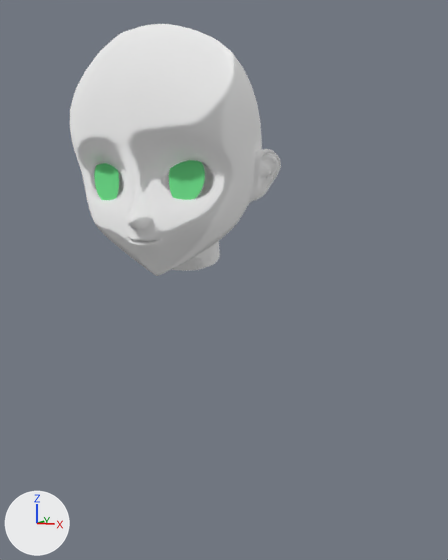
Two versions of the Blender file Miku.blend, one commit apart.
Before and after are seen from a 50 mm lens placed at (0.285, -0.619, 1.367), pointed at (0.043, -0.033, 1.296). Every picture has the same lights, and +X, +Y and +Z are marked at lower left.

Before the edit, the objects in view are built like this:
```python
me_cylinder = bpy.data.meshes.new('Cylinder')
me_cylinder.from_pydata(...)  # 557 vertices, 537 faces; spans x 0.0..3.3, y -5.23..0.86, z -0.18..8.46
me_cylinder.polygons.foreach_set('use_smooth', [True] * 537)
# faces by material slot: [473, 64]
me_cylinder.materials.append(mat_material)
me_cylinder.materials.append(mat_material_001)
me_sphere = bpy.data.meshes.new('Sphere')
me_sphere.from_pydata(...)  # a UV sphere (16 segments, 16 rings, poles along z) spanning x -0.32..1.31, y -0.78..0.85, z -0.82..0.81
me_sphere.polygons.foreach_set('use_smooth', [True] * 256)
me_sphere.materials.append(mat_eyeball)
ob_cylinder = bpy.data.objects.new('Cylinder', me_cylinder)
ob_cylinder.location = (0.0, 0.008, 1.308)
ob_cylinder.scale = (0.0318, 0.0318, 0.0274)
_m = ob_cylinder.modifiers.new('Mirror', 'MIRROR')
_m.use_clip = True
_m = ob_cylinder.modifiers.new('Subsurf', 'SUBSURF')
_m.render_levels = 1
ob_eyeball = bpy.data.objects.new('EyeBall', me_sphere)
ob_eyeball.location = (0.0, -0.072, 1.393)
ob_eyeball.rotation_euler = (1.571, 0.0, 0.0)  # degrees (90, 0, 0)
ob_eyeball.scale = (0.0619, 0.0619, 0.0619)
_m = ob_eyeball.modifiers.new('Mirror', 'MIRROR')
ob_eyeball.hide_viewport = True
```
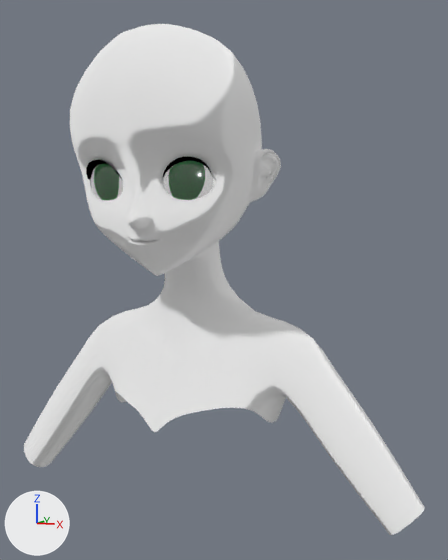
Scene script edits in JSON lines:
```json
{"op": "add", "block": "mat_material_002", "code": ["mat_material_002 = diffuse_material('Material.002')", "mat_material_002.base_color = (0.0, 0.0, 0.0)  # black #000000"]}
{"op": "add", "block": "mat_material_003", "code": ["mat_material_003 = emission_material('Material.003')", "mat_material_003.base_color = (1.0, 1.0, 1.0)  # white #ffffff", "mat_material_003.strength = 0.5"]}
{"block": "me_cylinder", "where": "# used by ob_cylinder; location = (0.0, 0.008, 1.308); scale = (0.0318, 0.0318, 0.0274)"}
{"op": "remove", "block": "me_cylinder", "code": "me_cylinder.from_pydata(...)  # 557 vertices, 537 faces; spans x 0.0..3.3, y -5.23..0.86, z -0.18..8.46"}
{"op": "add", "block": "me_cylinder", "code": "me_cylinder.from_pydata(...)  # 711 vertices, 680 faces; spans x 0.0..7.69, y -5.23..1.51, z -9.6..8.46"}
{"block": "me_cylinder", "change": "me_cylinder part 1: the loose piece of 65 vertices spanning x 0.8..1.82, y -4.04..-3.79, z 2.37..3.96 is moved by (0.0, 0.02, 0.0)"}
{"block": "me_cylinder", "change": "me_cylinder part 2"}
{"block": "me_cylinder", "change": "12 vertices are removed from x 0.03..2.07, y -4.47..-3.7, z 1.17..3.85"}
{"block": "me_cylinder", "change": "26 faces are deleted"}
{"block": "me_cylinder", "change": "6 vertices in x 2.57..2.7, y -2.32..-2.07, z 2.93..3.69 move by (-0.04, 0.0, 0.0)"}
{"block": "me_cylinder", "change": "4 vertices in x 2.58..2.69, y -2.39..-2.05, z 2.96..3.69 move by (-0.03, 0.0, 0.0)"}
{"block": "me_cylinder", "change": "20 vertices move from x 0.0..2.72, y -4.46..-2.14, z 2.46..3.77 to x 0.0..2.67, y -4.44..-2.14, z 2.47..3.83"}
{"block": "me_cylinder", "change": "12 vertices are added at x 0.62..2.05, y -4.26..-3.71, z 3.08..3.92"}
{"block": "me_cylinder", "change": "22 new faces join them, mat_material"}
{"block": "me_cylinder", "change": "6 new faces join them, mat_material_002 (black #000000)"}
{"block": "me_cylinder", "change": "me_cylinder part 3"}
{"block": "me_cylinder", "change": "154 vertices are added at x 0.0..7.69, y -3.58..1.51, z -9.6..0.03"}
{"block": "me_cylinder", "change": "141 new faces join them, mat_material"}
{"block": "me_cylinder", "change": "me_cylinder part 4: 36 faces spanning x 0.58..2.08, y -4.03..-3.29, z 2.47..3.83 switch from mat_material to mat_material_003 (white #ffffff)"}
{"op": "add", "block": "me_cylinder", "code": "me_cylinder.materials.append(mat_material_002)  # black #000000"}
{"op": "remove", "block": "ob_eyeball", "code": "ob_eyeball.hide_viewport = True"}
```

What differs and where, as boxes (x1, y1, x2, y2) in the pictures (448 x 560 px; the box of a moved part takes in the faces that stretch with it):
```json
{"object": "Cylinder", "change": "reshaped", "before": [70, 24, 281, 276], "after": [24, 24, 425, 535], "on screen": "90% wider, 102% taller"}
{"object": "EyeBall", "change": "shown", "after": [91, 161, 243, 202]}
{"part": 1, "of": "me_cylinder", "change": "moved or reshaped", "before": [94, 160, 205, 200], "on screen": "not visible afterwards"}
{"part": 2, "of": "me_cylinder", "change": "moved or reshaped", "before": [85, 144, 261, 241], "after": [85, 144, 261, 241]}
{"part": 3, "of": "me_cylinder", "change": "added", "after": [24, 256, 425, 535]}
{"part": 4, "of": "me_cylinder", "change": "recoloured", "before": [94, 164, 214, 198]}
```
